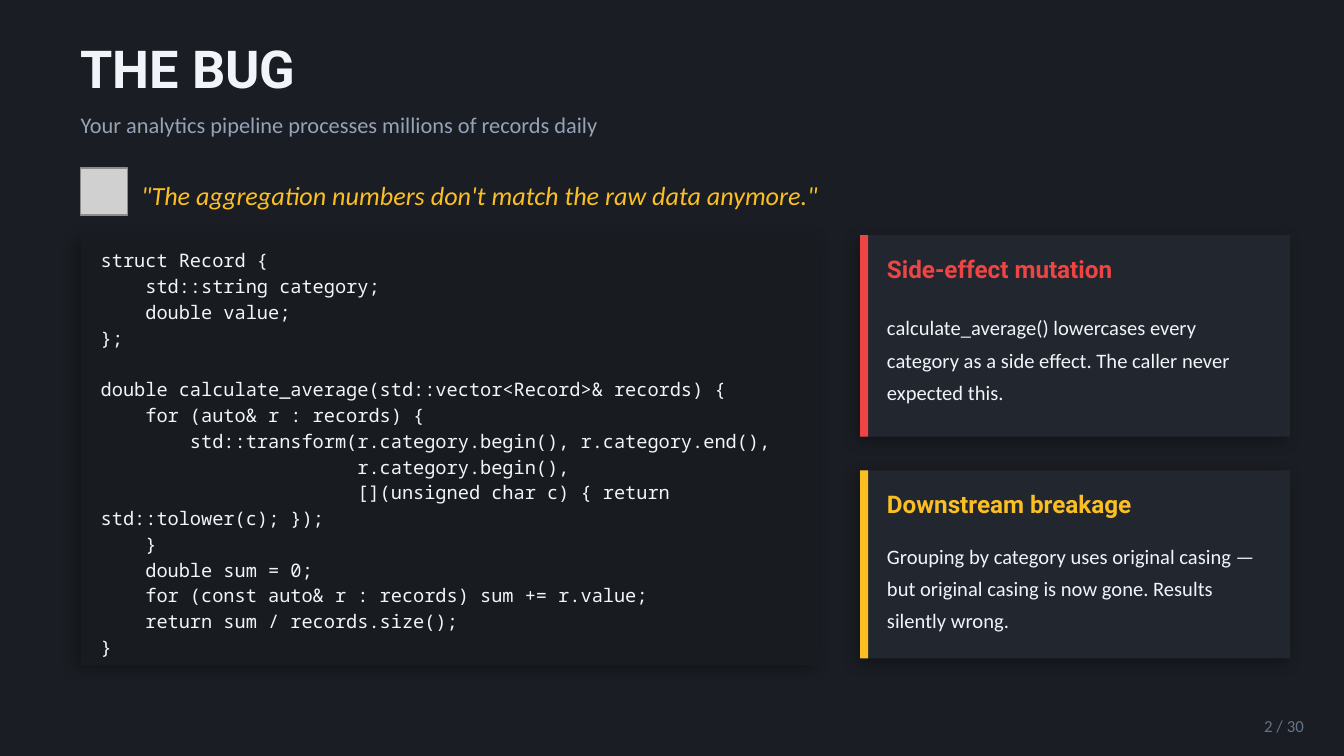
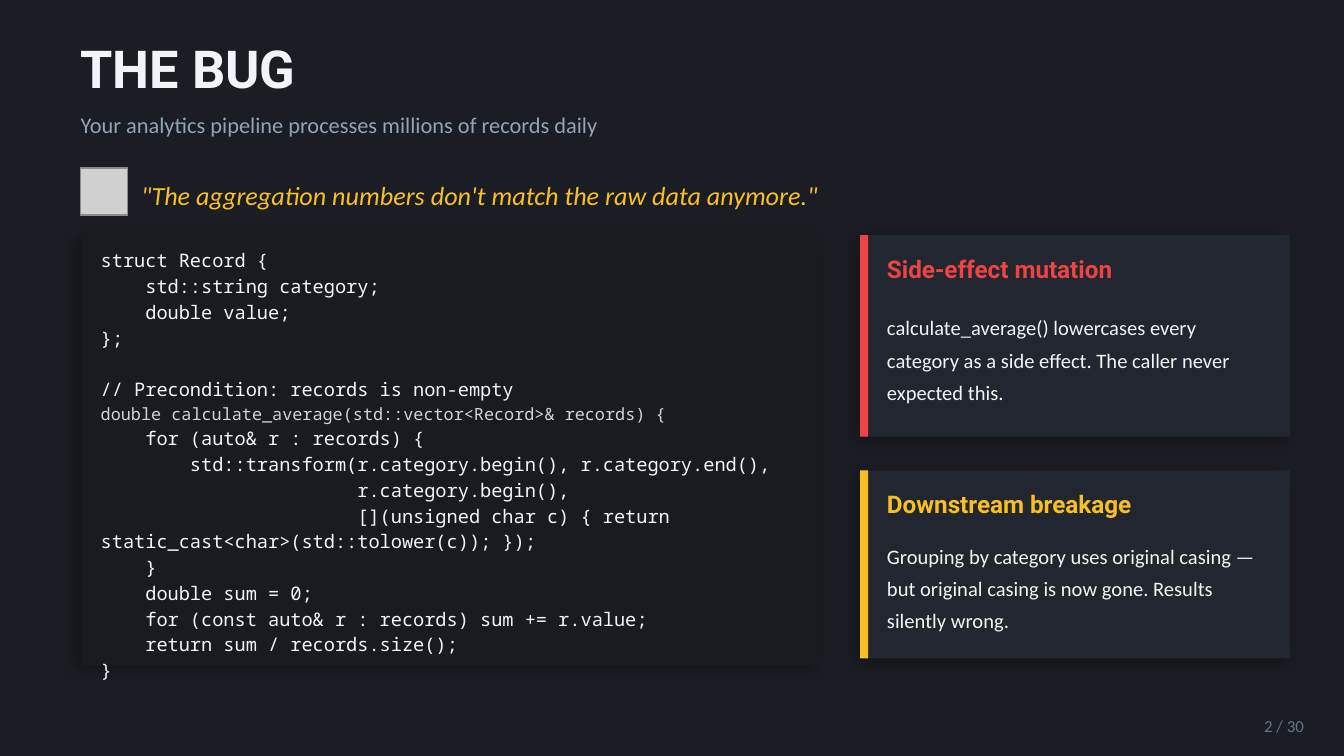
Before and after one commit to schroedermatthew/FatP, a slide deck: slide 2 of Teaching/Compile Time Errrors/sessions/const_correctness.pptx. Drawn at 1344x756 pixels with LibreOffice and Linux fonts; fonts in the diff are those of the drawing; grey boxes stand for pictures. Boxes give left, top, right and bottom in pixels: in the first picture for what was removed or moved away, otherwise in the second. Text is boxed around its words. In the diff, an @@ line names an element or a change of style, - is before the commit and + after.

```diff
--- a/Teaching/Compile Time Errrors/sessions/const_correctness.pptx
+++ b/Teaching/Compile Time Errrors/sessions/const_correctness.pptx
@@ text at (134,382,514,401): paragraph added @@
+// Precondition: records is non-empty
@@ text at (101,407,646,424): size 10 to 9 pt, text colour #F1F5F9 to #D4D4D4 in "double calculate_average(std::vector<Record>& records) {" @@
@@ text at (101,508,670,551): text changed @@
-[](unsigned char c) { return std::tolower(c); });
+[](unsigned char c) { return static_cast<char>(std::tolower(c)); });
```
Also in this commit, not shown: 4 other slides changed, 5 other files.
